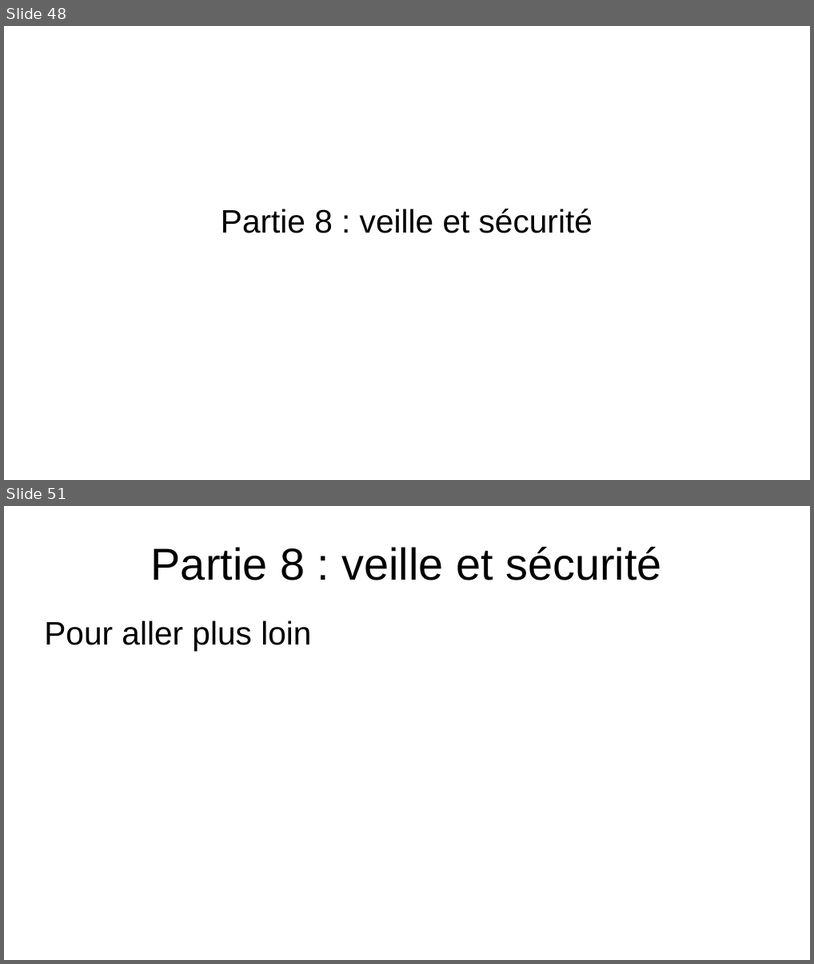
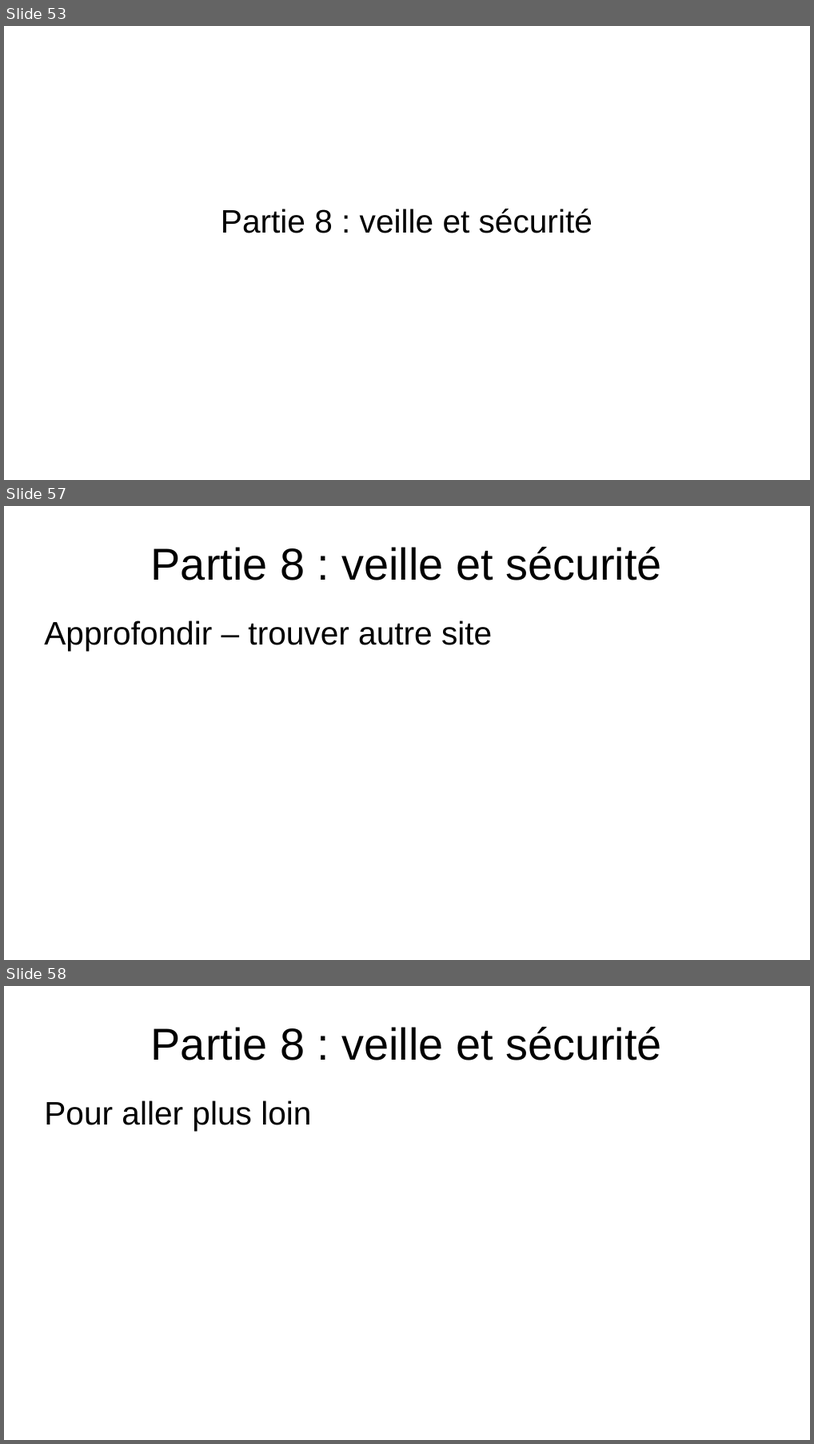
Before and after one commit to EmmaBroudic/Projet-Nooky, a slide deck: doc/Nooky.odp. Shown one above the other, each under a label of ours: slides 48 and 51 before the commit, slides 53, 57 and 58 after it; the slides between them are not shown. The pictures are 814x964 and 814x1444 pixels, drawn with LibreOffice and Linux fonts; fonts in the diff are those of the drawing. Boxes give left, top, right and bottom in pixels: in the first picture for what was removed or moved away, otherwise in the second. Text is boxed around its words. In the diff, an @@ line names an element or a change of style, - is before the commit and + after.

```diff
--- a/doc/Nooky.odp
+++ b/doc/Nooky.odp
@@ slide 57 added at [4,506,810,960], background #FFFFFF @@
@@ title added at [151,547,662,580], 44 pt, text #000000 @@
+Partie 8 : veille et sécurité
@@ text added at [44,620,492,651], 32 pt, text #000000 @@
+Approfondir – trouver autre site
@@ what was slide 48 is now slide 53 @@
@@ what was slide 51 is now slide 58 @@
```
Also in this commit, not shown: 6 slides changed, 8 other slides added, 1 slide removed, 7 other files.
